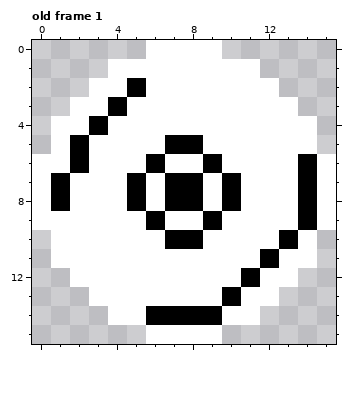
File history of a pixel-art file, resources/ase/bosses/cursedNeuron/node.aseprite. That is the earlier state.
16x16 pixels, 8 frames. Shown: old frame 1. The commit also changed other frames, which this record leaves out.
The result:
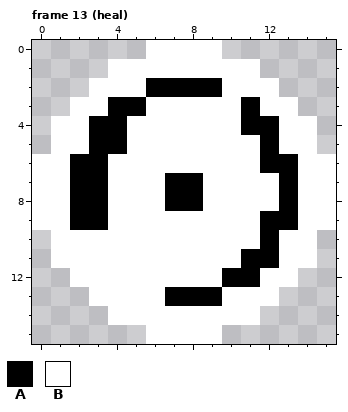
Palette (. is transparent): A #000000  B #ffffff
A new or re-ordered frame is compared with the old frame closest to it.
What changed:
frames 8 -> 15
--- frame 13 (heal) is new; against old frame 1, layers "Layer 4", "Layer 3"
@@ x 0..15 @@
  1 ....BBBBBBBB....
- 2 ...BBABBBBBBB...
- 3 ..BBABBBBBBBBB..
- 4 .BBABBBBBBBBBBB.
- 5 .BABBBBAABBBBBB.
- 6 BBABBBABBABBBBAB
- 7 BABBBABAABABBBAB
- 8 BABBBABAABABBBAB
- 9 BBBBBBABBABBBBAB
-10 .BBBBBBAABBBBAB.
-11 .BBBBBBBBBBBABB.
-12 ..BBBBBBBBBABB..
-13 ...BBBBBBBABB...
-14 ....BBAAAABB....
+ 2 ...BBBAAAABBB...
+ 3 ..BBAABBBBBABB..
+ 4 .BBAABBBBBBAABB.
+ 5 .BBAABBBBBBBABB.
+ 6 BBAABBBBBBBBAABB
+ 7 BBAABBBAABBBBABB
+ 8 BBAABBBAABBBBABB
+ 9 BBAABBBBBBBBAABB
+10 .BBBBBBBBBBBABB.
+11 .BBBBBBBBBBAABB.
+12 ..BBBBBBBBAABB..
+13 ...BBBBAAABBB...
+14 ....BBBBBBBB....
 15 ......BBBB......
Boxes around the changes in both pictures, in picture pixels (x1, y1, x2, y2):
changed: (51, 78, 317, 325)
